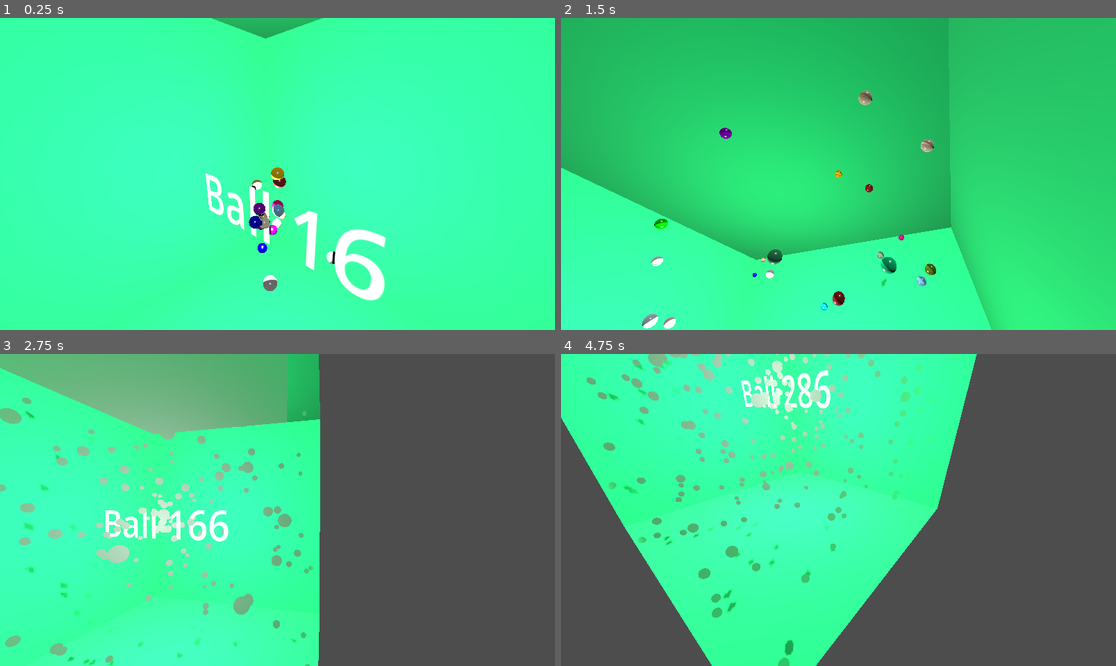
Above: before the commit, frames 1-4 (two rows, left to right).
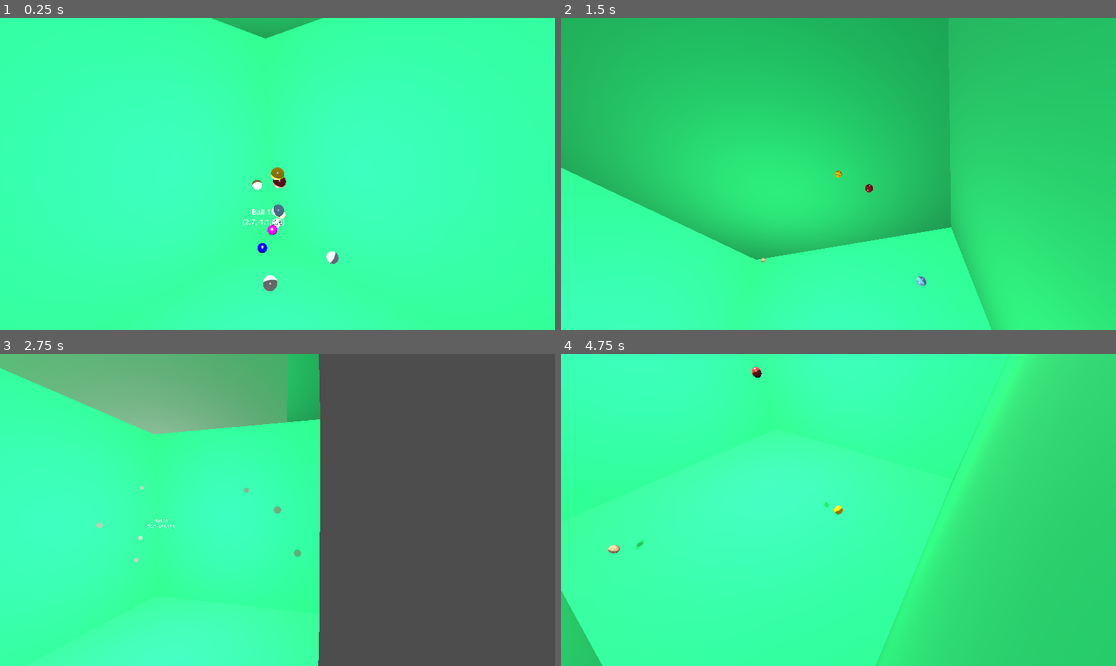
Above: after the commit, the same moments.

Repository: kasworld/gd4game3d
Game: Godot game, scene res://main.tscn
Same seed, same stepped clock (60 frames per second), same inputs: the game is played once before the commit and once after it.
Inputs:
- Up to frame 1 (0.25 s): no input
- Up to frame 2 (1.5 s): no input
- Up to frame 3 (2.75 s): no input
- Up to frame 4 (4.75 s): no input

The runs differ from the first frame. In frame 1, 2.4% of the frame differs, in the area x 37-70%, y 49-91%; in frame 2, 1.0%; in frame 3, 3.7%; in frame 4, 52%, in the area x 0-100%, y 0-100%.

Commit message:
add label 3d

Diff:
--- a/global/bounce.gd
+++ b/global/bounce.gd
@@ -1,7 +1,7 @@
 extends Node
 
 func bounce3d(position :Vector3, velocity :Vector3, area :AABB, radius :float)->Dictionary:
-	var bounced :Vector3i
+	var bounced = Vector3i.ZERO
 	for i in 3:
 		if position[i] < area.position[i] + radius :
 			position[i] = area.position[i] + radius
@@ -18,7 +18,7 @@
 	}
 
 func bounce2d(position :Vector2, velocity :Vector2, area :Rect2, radius :float)->Dictionary:
-	var bounced :Vector2i
+	var bounced = Vector2i.ZERO
 	for i in 2:
 		if position[i] < area.position[i] + radius :
 			position[i] = area.position[i] + radius
--- a/main.gd
+++ b/main.gd
@@ -2,7 +2,7 @@
 
 var ball_scene = preload("res://ball/ball.tscn")
 
-const BALL_COUNT = 1000
+const BALL_COUNT = 10
 var ball_list = []
 var b_box :AABB
 func _ready() -> void:
@@ -20,4 +20,7 @@
 func _process(delta: float) -> void:
 	if ball_list.size() < BALL_COUNT:
 		add_ball()
-		$Label3D.text = "Ball %d" % ball_list.size()
+
+	$LabelInfo.text = "Ball %d\n(%.1f,%.1f,%.1f)" % [
+		ball_list.size(),
+		$MovingCamera.position.x, $MovingCamera.position.y, $MovingCamera.position.z]
--- a/main.tscn
+++ b/main.tscn
@@ -13,11 +13,6 @@
 
 [node name="Main" type="Node3D"]
 script = ExtResource("1_nnvt2")
-
-[node name="Label3D" type="Label3D" parent="."]
-pixel_size = 0.1
-text = "hello	"
-font_size = 128
 
 [node name="DirectionalLight3D" type="DirectionalLight3D" parent="."]
 transform = Transform3D(1, 0, 0, 0, 1, 0, 0, 0, 1, 50, 50, 50)
@@ -37,3 +32,11 @@
 material = SubResource("StandardMaterial3D_t38wf")
 
 [node name="MovingCamera" parent="." instance=ExtResource("3_81qi8")]
+
+[node name="LabelInfo" type="Label3D" parent="."]
+sorting_offset = 1.0
+pixel_size = 0.01
+billboard = 1
+double_sided = false
+text = "hello	"
+font_size = 128
--- a/moving_camera/moving_camera.gd
+++ b/moving_camera/moving_camera.gd
@@ -14,7 +14,7 @@
 
 	bounce_area = ba
 	position = p
-	radius = 1
+	radius = 10
 	velocity = Vector3( (randf()-0.5)*SPEED_LIMIT,(randf()-0.5)*SPEED_LIMIT,(randf()-0.5)*SPEED_LIMIT)
 
 func _process(delta: float) -> void:
